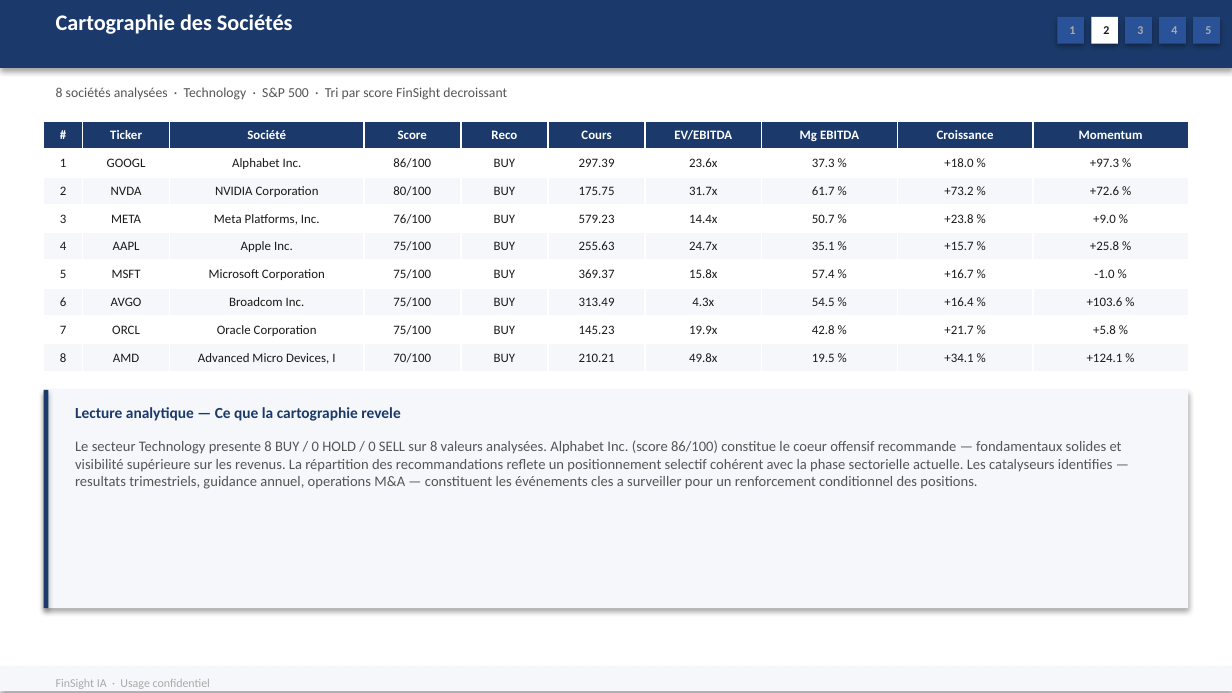
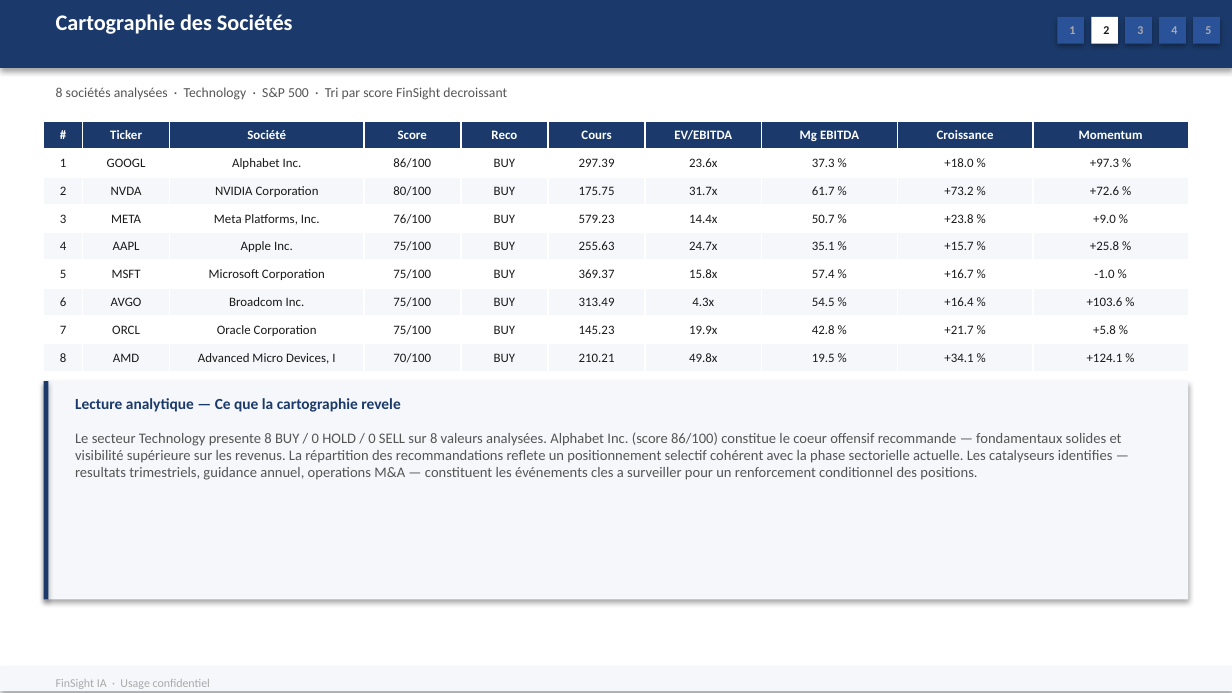
Before and after one commit to baptistejeh07-art/finsight-ia, a slide deck: slide 9 of preview/secteur_Technology_S&P_500/secteur_Technology_S&P_500.pptx. Drawn at 1232x693 pixels with LibreOffice and Linux fonts; fonts in the diff are those of the drawing. Boxes give left, top, right and bottom in pixels: in the first picture for what was removed or moved away, otherwise in the second. Text is boxed around its words. In the diff, an @@ line names an element or a change of style, - is before the commit and + after.

Commit message:
chore(preview): secteur_Technology_S&P_500 outputs regeneres

```diff
--- a/preview/secteur_Technology_S&P_500/secteur_Technology_S&P_500.pptx
+++ b/preview/secteur_Technology_S&P_500/secteur_Technology_S&P_500.pptx
@@ 2 texts, 2 rectangles: place and size @@
-2 texts, 2 rectangles at [43,391,1188,609]
+2 texts, 2 rectangles at [43,381,1188,599]
```
Also in this commit, not shown: 6 other slides changed, 2 other files.
